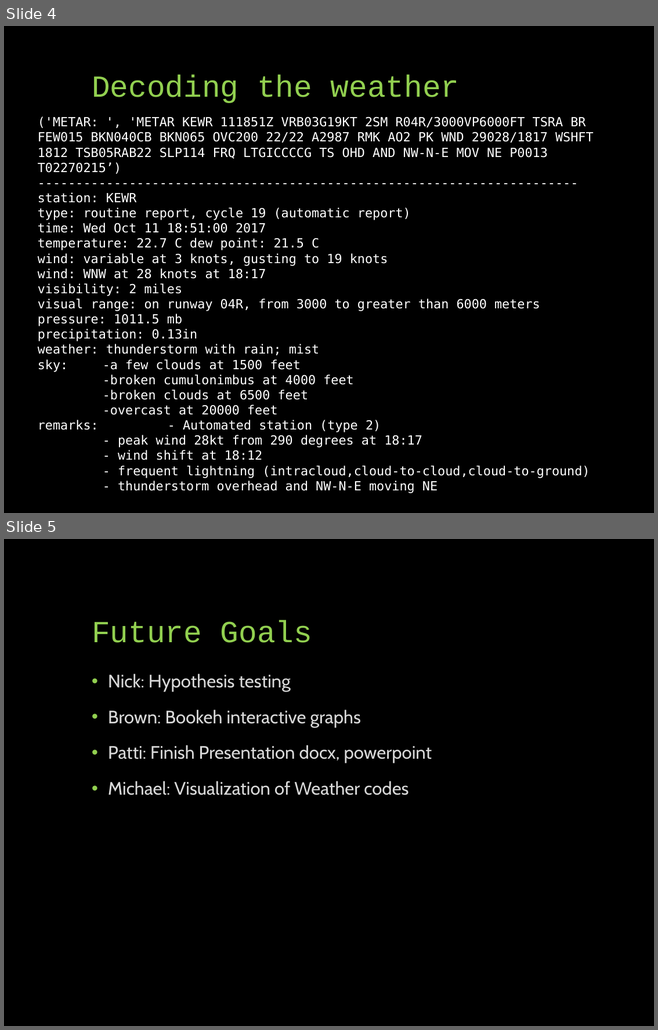
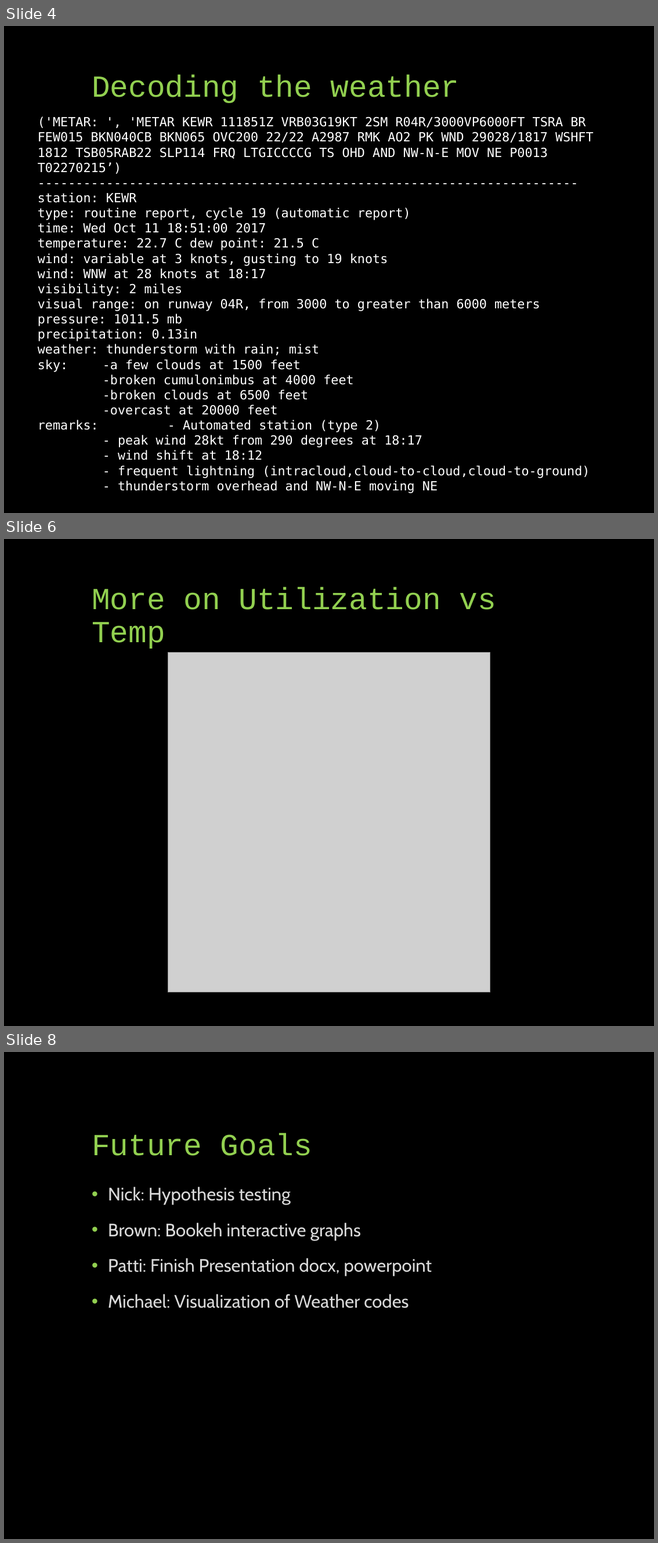
Before and after one commit to UNCG-CSE/Library-Computer-Usage-Analysis, a slide deck: docs/Computers in the Libraries.pptx. Shown one above the other, each under a label of ours: slides 4 and 5 before the commit, slides 4, 6 and 8 after it; the slides between them are not shown. The pictures are 658x1030 and 658x1543 pixels, drawn with LibreOffice and Linux fonts; fonts in the diff are those of the drawing; grey boxes stand for pictures. Boxes give left, top, right and bottom in pixels: in the first picture for what was removed or moved away, otherwise in the second. Text is boxed around its words. In the diff, an @@ line names an element or a change of style, - is before the commit and + after.

```diff
--- a/docs/Computers in the Libraries.pptx
+++ b/docs/Computers in the Libraries.pptx
@@ slide 6 added at (4, 539, 654, 1026), background #000000 @@
@@ title added at (92, 588, 496, 649), 34 pt, text #92D050 @@
+More on Utilization vs Temp
@@ picture added at (168, 653, 490, 993) @@
@@ what was slide 5 is now slide 8 @@
```
Also in this commit, not shown: 2 other slides added.
